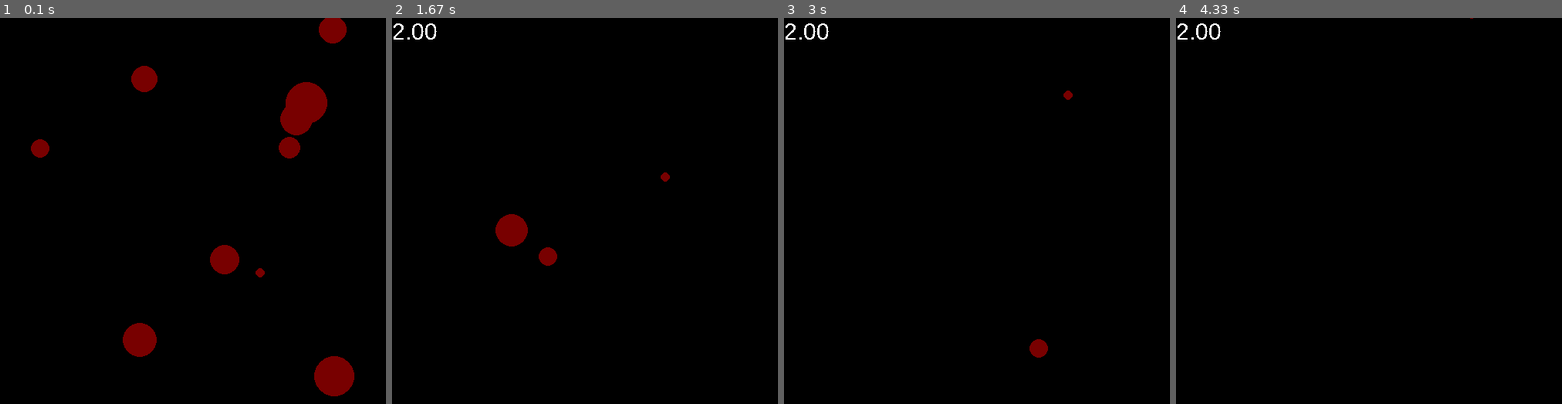
Above: before the commit, frames 1-4 (left to right).
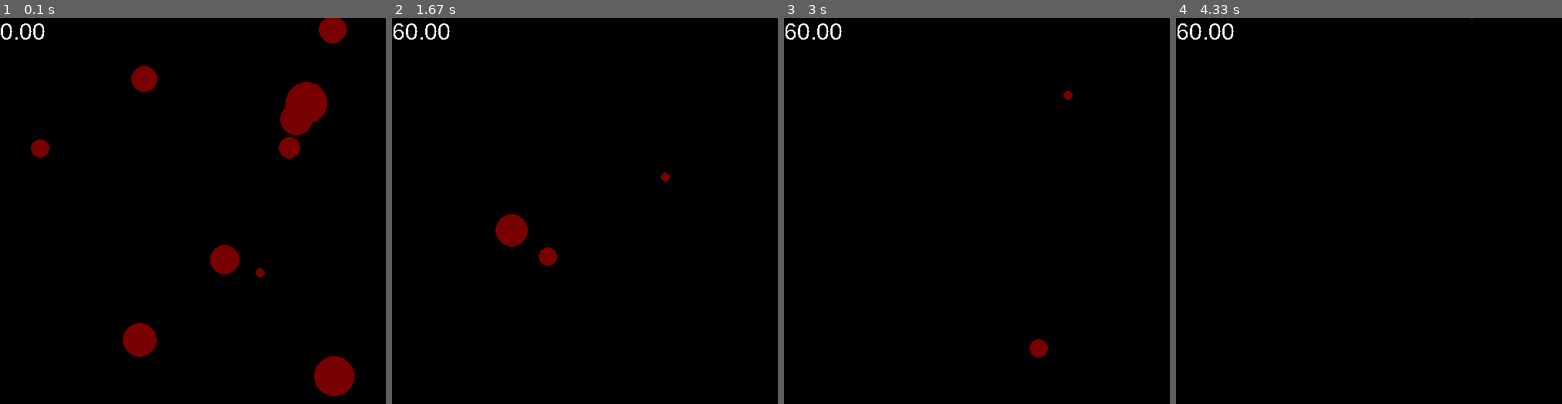
Above: after the commit, the same moments.

Repository: ParentZap/pygames
Game: pygame game, started from bounce-paddle/main.py
The game is run twice, just before and just after one commit, with the same random seed, the same clock (stepped at 60 frames per second) and the same inputs.
Inputs:
- Up to frame 1 (0.1 s): no input
- Up to frame 2 (1.67 s): no input
- Up to frame 3 (3 s): no input
- Up to frame 4 (4.33 s): no input

The runs differ from the first frame. In frame 1, 0.2% of the frame differs, in the area x 0-12%, y 1-6%; in frame 2, 0.2%, in the area x 0-15%, y 1-6%; in frame 3, 0.2%; in frame 4, 0.2%.

Commit message:
Use builtin FPS calculation, convert ball locations to ints before drawing

Diff:
--- a/bounce-paddle/ball.py
+++ b/bounce-paddle/ball.py
@@ -26,7 +26,6 @@
             dy=random.uniform(-5, 5)
         )
 
-
     def add_dirty_rect(self):
         rad_plus = self.rad * 1.1
         dirty_rect = pygame.Rect(
@@ -41,4 +40,7 @@
 
     def draw(self):
         pygame.draw.circle(
-            self.game_data.display, (120, 0, 0), (self.x, self.y), self.rad)
+            self.game_data.display,
+            (120, 0, 0),
+            (int(self.x), int(self.y)),
+            int(self.rad))
--- a/bounce-paddle/fps_display.py
+++ b/bounce-paddle/fps_display.py
@@ -8,17 +8,17 @@
 
 class FpsDisplay(Entity):
 
-    def __init__(self, game_data: GameData, x: int, y: int) -> None:
+    def __init__(self, game_data: GameData, clock: pygame.time.Clock, x: int, y: int) -> None:
         super().__init__(game_data)
+        self.clock = clock
         self.x = x
         self.y = y
         self.font = pygame.font.SysFont(name="Helvetica", size=30)
         self.text_surface = None
-        self.last_frame_time = None
         self.should_update = True
 
-    def top_left(game_data: GameData):
-        return FpsDisplay(game_data, x=0, y=0)
+    def top_left(game_data: GameData, clock: pygame.time.Clock):
+        return FpsDisplay(game_data, clock, x=0, y=0)
 
     def add_dirty_rect(self):
         if self.text_surface:
@@ -34,22 +34,17 @@
 
     def __update(self):
         self.add_dirty_rect()
-        curr_time = time.time()
-        if self.last_frame_time:
-            time_since = curr_time - self.last_frame_time
-            effective_fps = 1 / time_since
-            self.text_surface = self.font.render(
-                "{:2.2f}".format(effective_fps),
-                False,
-                (255, 255, 255))
-        self.last_frame_time = curr_time
+        self.text_surface = self.font.render(
+            "{:2.2f}".format(self.clock.get_fps()),
+            False,
+            (255, 255, 255))
         self.add_dirty_rect()
 
     def update(self):
         if self.should_update:
             self.should_update = False
             self.__update()
-            pygame.time.set_timer(DISPLAY_FPS_EVENT, 500)
+            pygame.time.set_timer(DISPLAY_FPS_EVENT, 100)
 
     def draw(self):
         if self.text_surface:
--- a/bounce-paddle/main.py
+++ b/bounce-paddle/main.py
@@ -49,7 +49,7 @@
     def setup(self) -> None:
         self.clock = pygame.time.Clock()
         if DISPLAY_FPS:
-            self.fps_display = FpsDisplay.top_left(self.game_data)
+            self.fps_display = FpsDisplay.top_left(self.game_data, self.clock)
             self.game_data.entities.append(self.fps_display)
 
         for _ in range(10):
